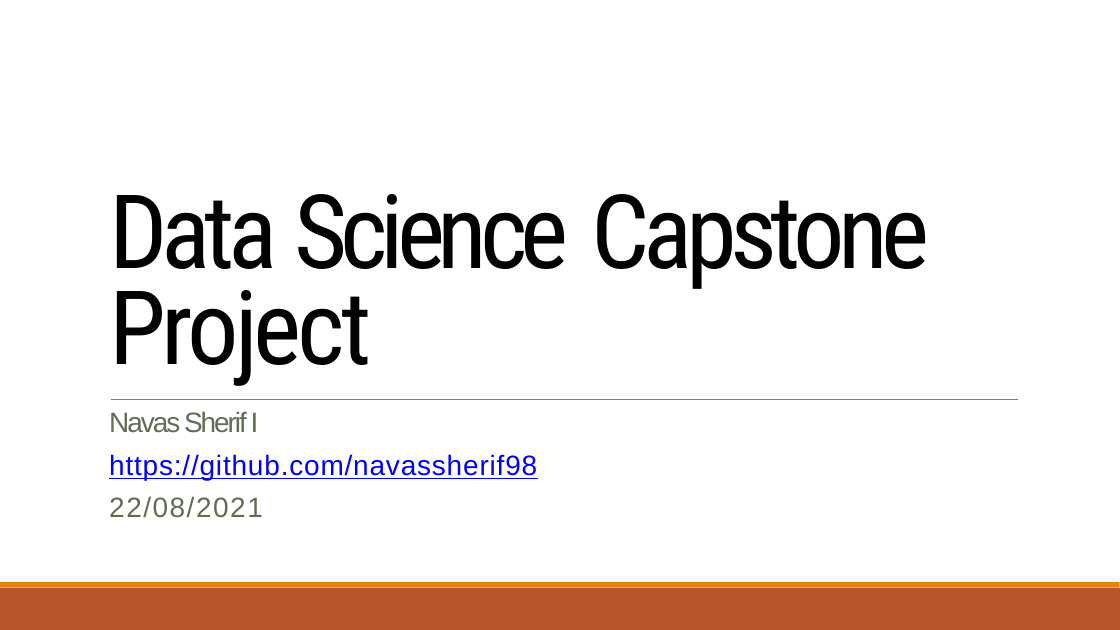
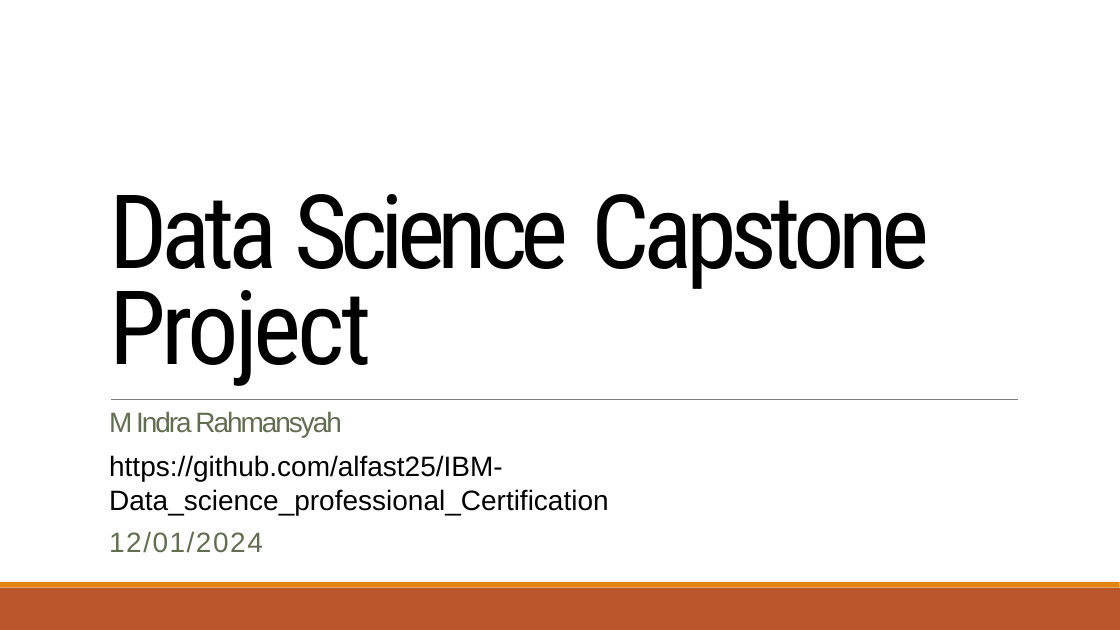
Before and after one commit to alfast25/IBM-Data_science_professional_Certification, a slide deck: slide 1 of IBM_Data_Science_Professional_Certification/10.Applied_Data_Science_Capstone/Week 5 Present Your Data-Driven Insights/Data Science Journey.pptx. Drawn at 1120x630 pixels with LibreOffice and Linux fonts; fonts in the diff are those of the drawing. Boxes give left, top, right and bottom in pixels: in the first picture for what was removed or moved away, otherwise in the second. Text is boxed around its words. In the diff, an @@ line names an element or a change of style, - is before the commit and + after.

```diff
--- a/IBM_Data_Science_Professional_Certification/10.Applied_Data_Science_Capstone/Week 5 Present Your Data-Driven Insights/Data Science Journey.pptx
+++ b/IBM_Data_Science_Professional_Certification/10.Applied_Data_Science_Capstone/Week 5 Present Your Data-Driven Insights/Data Science Journey.pptx
@@ text at box(109, 411, 609, 553): text changed; text colour #0000FF to #000000 @@
-Navas Sherif I
-https://github.com/navassherif98
-22/08/2021
+M Indra Rahmansyah
+https://github.com/alfast25/IBM-Data_science_professional_Certification
+12/01/2024
```
Also in this commit, not shown: 9 other slides changed.
